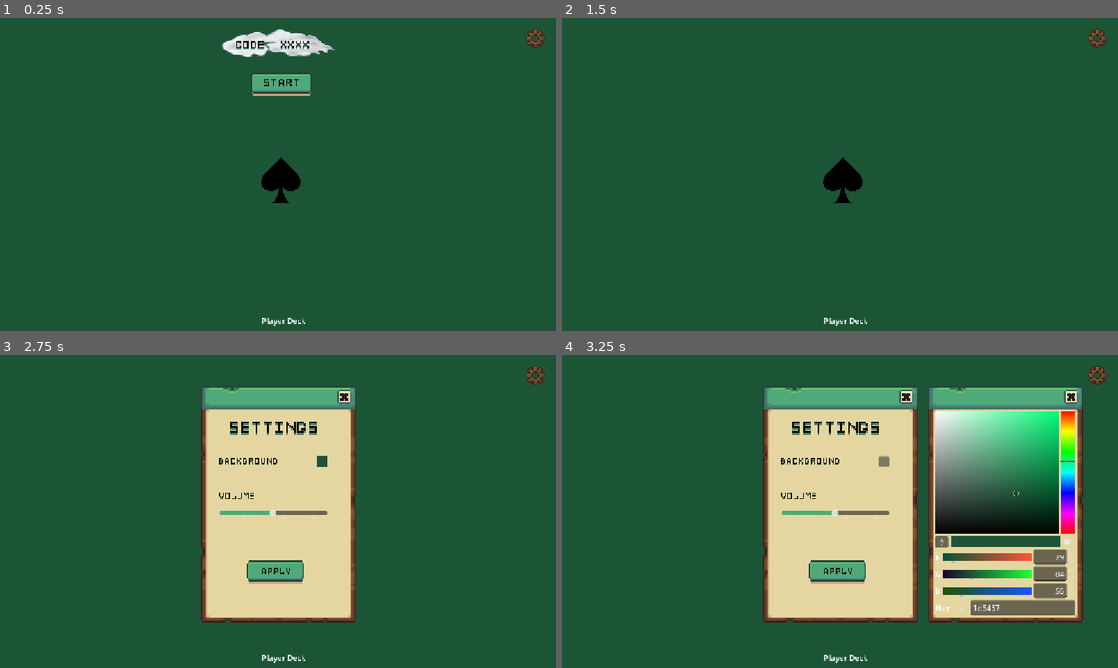
Above: before the commit, frames 1-4 (two rows, left to right).
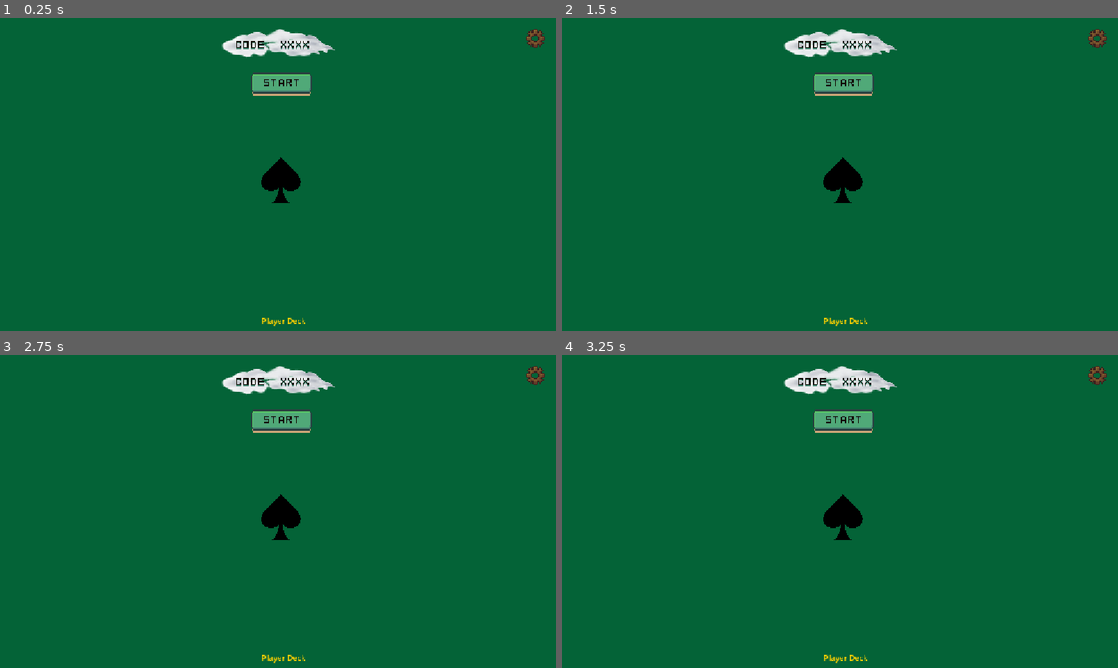
Above: after the commit, the same moments.

Repository: spicywheatbread/art-of-egyptian-war
Game: Godot game, scene res://Assets/Scenes/Game.tscn
The game is run twice, just before and just after one commit, with the same random seed, the same clock (stepped at 60 frames per second) and the same inputs. This scene is started directly instead of the project's main scene.
Inputs (mouse positions are in pixels of both pictures, inside the frame that each line leads up to):
- Up to frame 1 (0.25 s): no input
- Up to frame 2 (1.5 s): click (845, 83) at 0.5 s; click (845, 83) at 1.27 s
- Up to frame 3 (2.75 s): click (533, 373) at 2 s
- Up to frame 4 (3.25 s): click (884, 461) at 2.77 s

The runs differ from the first frame. In frame 1, less than 0.1% of the frame differs, in the area x 47-55%, y 51-99%; in frame 2, 1.9%; in frame 3, 22%; in frame 4, 42%, in the area x 36-94%, y 3-99%.

Commit message:
the player's name is highlighted in gold. the current turn's player's name is surrounded by brackets. replaced background sprite with a colorrect (fills screen better)

Diff:
--- a/Assets/Scenes/Game.tscn
+++ b/Assets/Scenes/Game.tscn
@@ -12,14 +12,6 @@
 [ext_resource type="PackedScene" uid="uid://uip3jpt00mk6" path="res://Assets/Scenes/GameObjects/gameover.tscn" id="10_e0nf8"]
 [ext_resource type="AudioStream" uid="uid://cbgsni7tsyibx" path="res://Assets/SFX/card_flip.mp3" id="11_g3py7"]
 [ext_resource type="AudioStream" uid="uid://cpm8xiw558vjc" path="res://Assets/SFX/slap1.mp3" id="12_tim1p"]
-
-[sub_resource type="Gradient" id="Gradient_3fuio"]
-offsets = PackedFloat32Array(0.089201875)
-colors = PackedColorArray(0.1122, 0.33, 0.21384001, 1)
-
-[sub_resource type="GradientTexture2D" id="GradientTexture2D_53qdw"]
-gradient = SubResource("Gradient_3fuio")
-fill_to = Vector2(1, 1)
 
 [sub_resource type="AtlasTexture" id="AtlasTexture_g3py7"]
 atlas = ExtResource("4_4e1g7")
@@ -42,12 +34,6 @@
 
 [node name="CanvasLayer" type="CanvasLayer" parent="." unique_id=1935964888]
 layer = -5
-
-[node name="Background" type="Sprite2D" parent="CanvasLayer" unique_id=1555052404]
-z_index = -1911
-position = Vector2(574, 324.00003)
-scale = Vector2(18.0625, 10.125001)
-texture = SubResource("GradientTexture2D_53qdw")
 
 [node name="Center Pile" type="Node2D" parent="CanvasLayer" unique_id=628171694]
 z_index = -199
@@ -171,5 +157,14 @@
 [node name="SlapAudio1" type="AudioStreamPlayer2D" parent="CanvasLayer" unique_id=1001043794]
 stream = ExtResource("12_tim1p")
 
+[node name="ColorRect" type="ColorRect" parent="CanvasLayer" unique_id=741967465]
+z_index = -2397
+anchors_preset = 15
+anchor_right = 1.0
+anchor_bottom = 1.0
+grow_horizontal = 2
+grow_vertical = 2
+color = Color(0.015600008, 0.39, 0.21527998, 1)
+
 [connection signal="pressed" from="CanvasLayer/Start Game" to="." method="_on_start_game_pressed"]
 [connection signal="settings_changed" from="CanvasLayer/Settings" to="." method="_on_settings_changed"]
--- a/Assets/Scenes/GameObjects/player.tscn
+++ b/Assets/Scenes/GameObjects/player.tscn
@@ -21,6 +21,7 @@
 offset_top = 63.000004
 offset_right = 67.0
 offset_bottom = 90.0
+theme_override_colors/font_color = Color(1, 0.81666666, 0, 1)
 text = "Player Deck"
 horizontal_alignment = 1
 
--- a/Assets/Scripts/main_game.gd
+++ b/Assets/Scripts/main_game.gd
@@ -60,11 +60,11 @@
 	for p in players:
 		if typeof(p) != TYPE_DICTIONARY:
 			continue
-		var uname = str(p.get("username", ""))
-		var hand_n = _to_int_safe(p.get("hand_count", 0))
-		var node = username2node.get(uname) as Player
-		if node:
-			node.set_hand_card_count(hand_n)
+		var username = str(p.get("username", ""))
+		var hand_count = _to_int_safe(p.get("hand_count", 0))
+		var player_node = username2node.get(username) as Player
+		player_node.set_hand_card_count(hand_count)
+		player_node.set_label_turn(username == get_current_turn_username())
 
 	var lastAction = state.get("lastAction")
 	if lastAction.get("type") == "dragCard":
@@ -124,30 +124,18 @@
 	# Find host and current player
 	var player_count = lobby["players"].size()
 	var is_host = false
-	var curr_player_index
-	for i in range(player_count):
-		var player = lobby["players"][i]
-
-		var username = player["username"]
-		if username == Globals.username:
-			username2node[username] = $CanvasLayer/Players/P1
-			setup_player(username)
-
-			curr_player_index = i
-
-			# Find host
-			if player["playerId"] == lobby["hostPlayerId"]:
-				is_host = true
 
 	# Render the rest of players
 	for i in range(player_count):
 		var player = lobby["players"][i]
-		if Globals.username == player["username"] and player["playerId"] == lobby["hostPlayerId"]:
-			is_host = true
-
 		var username = player["username"]
-		username2node[username] = $CanvasLayer/Players.get_child(i)
-		setup_player(username)
+		var player_node = $CanvasLayer/Players.get_child(i) as Player
+		username2node[username] = player_node
+		player_node.setup(username)
+		if Globals.username == player["username"]:
+			player_node.set_username_color_me()
+			if player["playerId"] == lobby["hostPlayerId"]:
+				is_host = true
 
 	$CanvasLayer/"Start Game".visible = is_host && player_count >= 2
 
@@ -255,12 +243,6 @@
 		return v
 	return int(v)
 
-func setup_player(username: String) -> void:
-	var node = username2node[username] as Player
-	node.set_player_username(username)
-	node.visible = true
-	node.process_mode = Node.PROCESS_MODE_ALWAYS
-
 func _on_slap_button_pressed() -> void:
 	NetworkClient.slap()
 
--- a/Assets/Scripts/player.gd
+++ b/Assets/Scripts/player.gd
@@ -10,6 +10,10 @@
 ## When true, hand is driven by the server snapshot (no local drag-to-play).
 var network_sync_hand: bool = false
 
+func setup(username: String) -> void:
+	set_player_username(username)
+	visible = true
+	process_mode = Node.PROCESS_MODE_ALWAYS
 
 func _process(_delta):
 	# Animation for card dragging
@@ -127,6 +131,14 @@
 	player_username = username
 	$Label.text = username
 
+func set_username_color_me():
+	$Label.add_theme_color_override("font_color", Color(255, 208, 0, 255))
+
+func set_label_turn(is_my_turn: bool):
+	if is_my_turn:
+		$Label.text = str("> ", player_username, " <")
+	else:
+		$Label.text = player_username
 
 ## Matches visible card backs to the server's hand_count for this seat.
 func set_hand_card_count(count: int) -> void:
